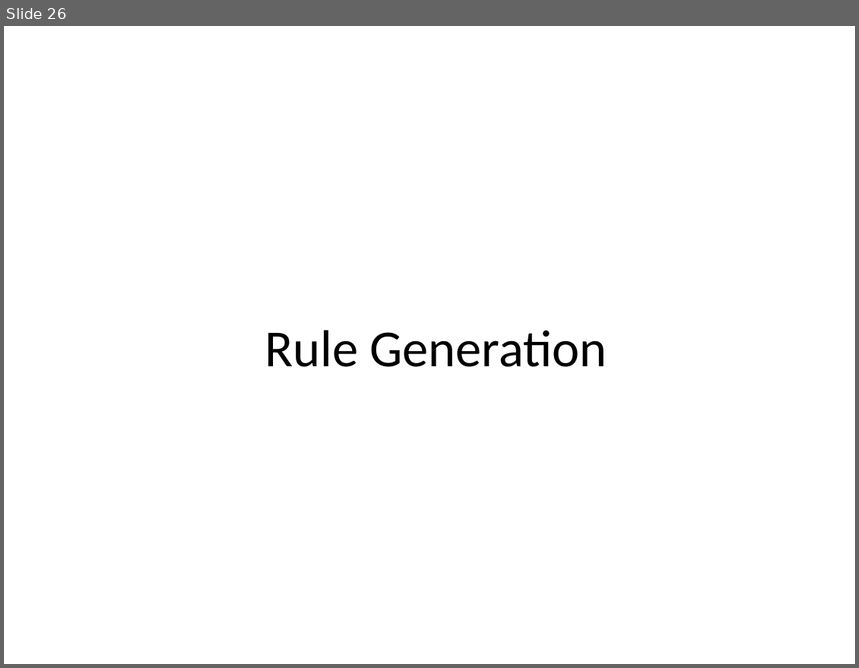
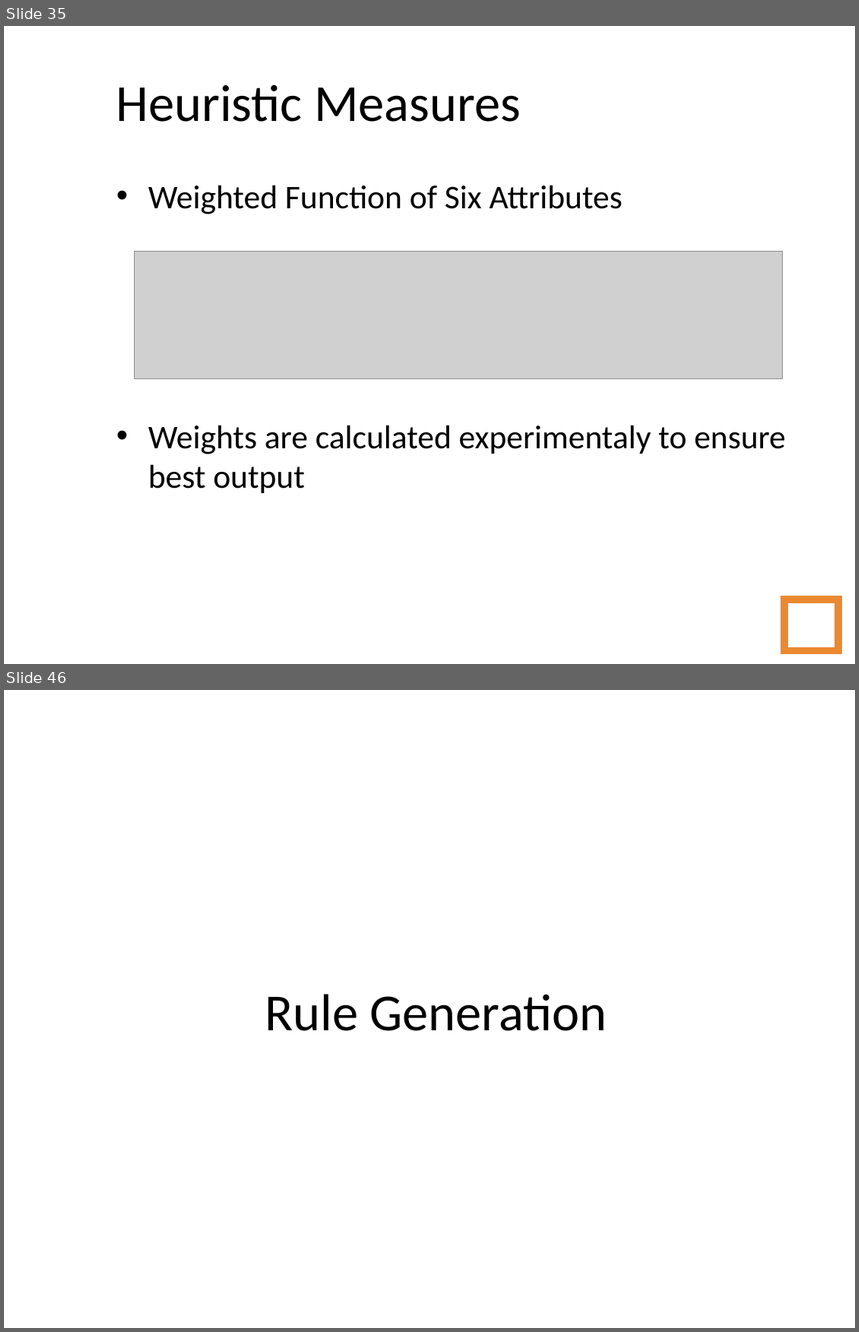
Before and after one commit to amidos2006/Automatic-Game-Script-Generation, a slide deck: Presentation/Automatic Game Script Generation.ppt. Shown one above the other, each under a label of ours: slide 26 before the commit, slides 35 and 46 after it; the slides between them are not shown. The pictures are 859x668 and 859x1332 pixels, drawn with LibreOffice and Linux fonts; fonts in the diff are those of the drawing; grey boxes stand for pictures; background and template pictures are left out. Boxes give left, top, right and bottom in pixels: in the first picture for what was removed or moved away, otherwise in the second. Text is boxed around its words. In the diff, an @@ line names an element or a change of style, - is before the commit and + after.

```diff
--- a/Presentation/Automatic Game Script Generation.ppt
+++ b/Presentation/Automatic Game Script Generation.ppt
@@ slide 35 added at (x1=4, y1=26, x2=855, y2=664), background picture (left out) @@
@@ title added at (x1=116, y1=85, x2=521, y2=122), 44 pt, text #000000 @@
+Heuristic Measures
@@ text added at (x1=148, y1=185, x2=786, y2=493), 28 pt, text #000000 @@
+• Weighted Function of Six Attributes
+• Weights are calculated experimentaly to ensure best output
@@ picture added at (x1=134, y1=252, x2=783, y2=379) @@
@@ page number added at (x1=785, y1=600, x2=838, y2=651), outline #EB8931 6.01 pt, 14 pt, text #FFFFFF @@
+35
@@ what was slide 26 is now slide 46 @@
```
Also in this commit, not shown: 23 slides changed, 36 other slides added, 3 slides removed, 27 other files.
